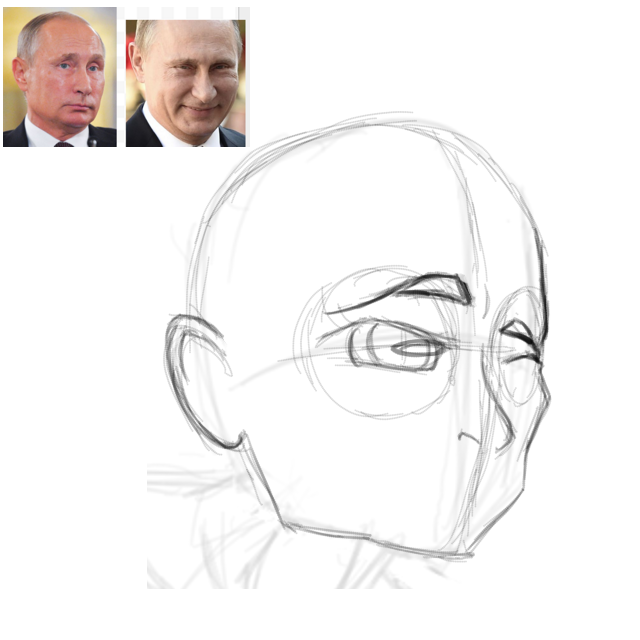
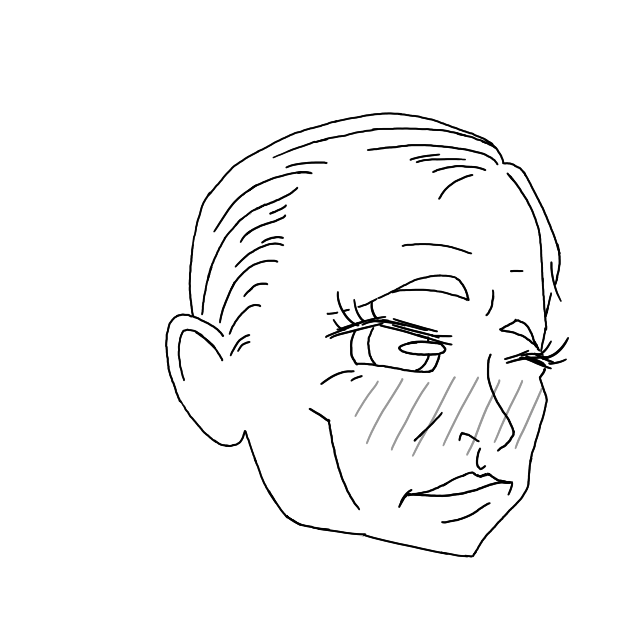
The second 640 x 640 image is a revision of the first. Changes to its layers:
hid "Layer 5(pasted)" over [3, 7, 256, 204]
added layer "blush" (40%) above "lines" over [320, 320, 569, 512]
added layer "lines" above "Layer 4" over [128, 64, 569, 576]
hid "Layer 4", opacity 100% → 27%, painted on it over [128, 64, 569, 576]
hid "Layer 4(pasted)", opacity 20% → 15% over [147, 64, 569, 589]
added layer "fill" above "Layer 1" over [3, 7, 569, 589]
hid "Layer 1", painted on it over [3, 7, 569, 589]
